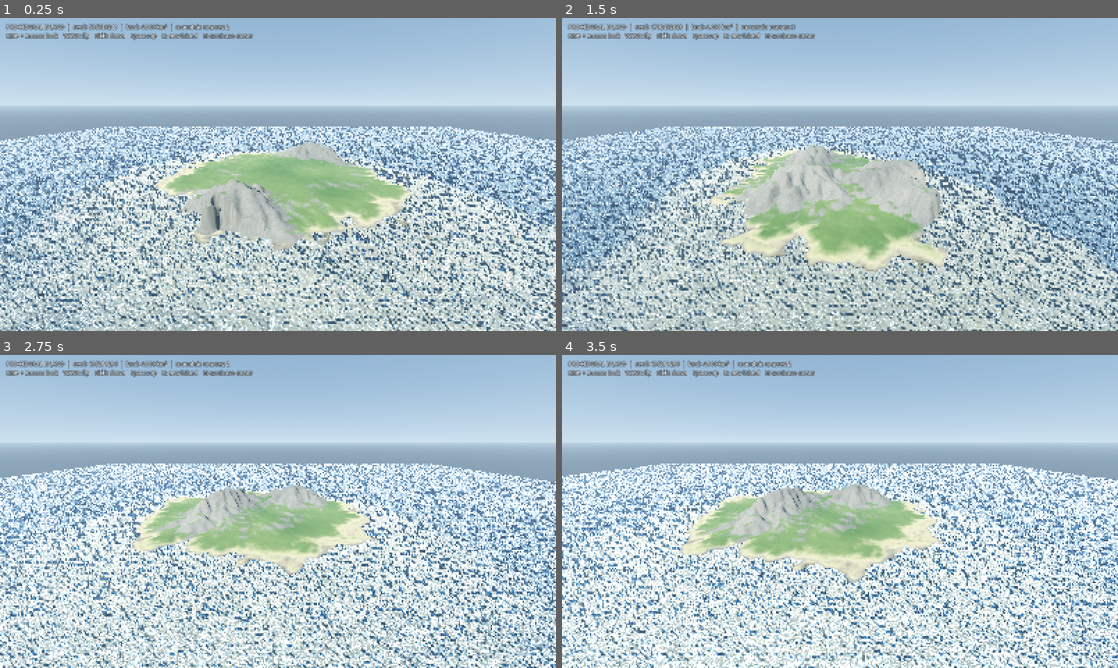
Above: before the commit, frames 1-4 (two rows, left to right).
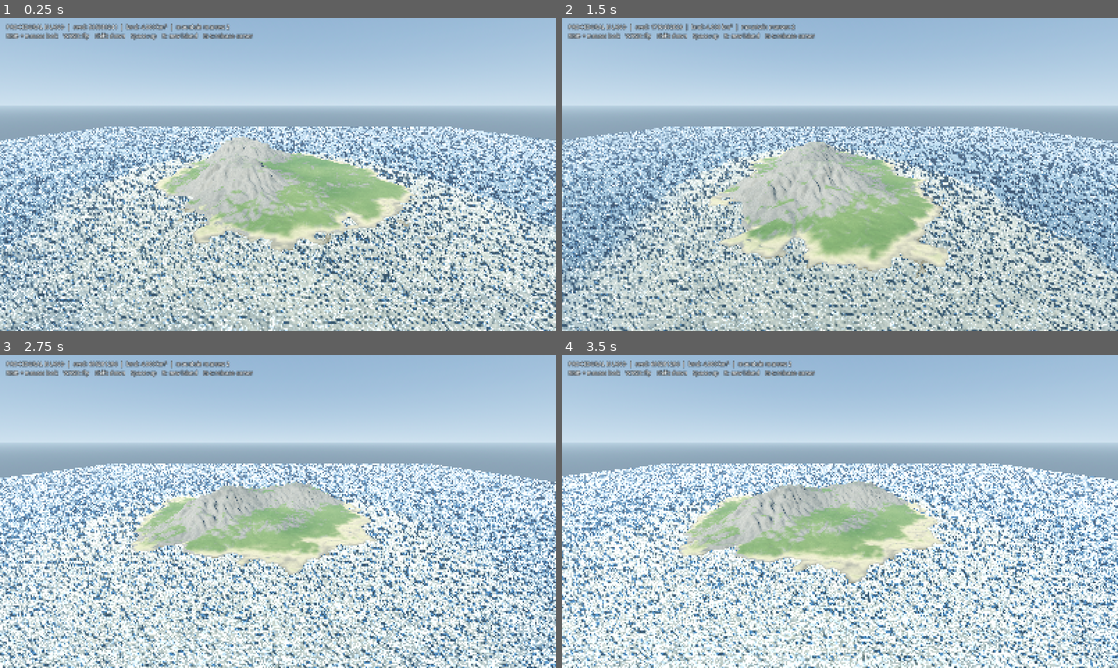
Above: after the commit, the same moments.

Repository: Temeramor/PG-Island
Game: Godot game, scene res://main.tscn
Same seed, same stepped clock (60 frames per second), same inputs: the game is played once before the commit and once after it.
Inputs (mouse positions are in pixels of both pictures, inside the frame that each line leads up to):
- Up to frame 1 (0.25 s): no input
- Up to frame 2 (1.5 s): tap Enter at 0.5 s; move the mouse to (962, 158) at 0.52 s; hold D 0.53-1.28 s; tap R at 0.6 s; click (962, 158) at 0.67 s; tap Space at 0.77 s; move the mouse to (728, 190) at 1.27 s; hold S from 1.28 s (still down); tap Shift at 1.35 s
- Up to frame 3 (2.75 s): tap Space at 1.52 s; move the mouse to (333, 442) at 2.02 s; release S at 2.03 s; hold D from 2.03 s (still down); tap R at 2.1 s
- Up to frame 4 (3.5 s): move the mouse to (812, 574) at 2.77 s; release D at 2.78 s; hold W from 2.78 s (still down); tap Shift at 2.85 s; click (812, 574) at 2.92 s; tap Space at 3.02 s

The runs differ from the first frame. In frame 1, 5.0% of the frame differs, in the area x 0-100%, y 37-82%; in frame 2, 4.7%; in frame 3, 2.2%; in frame 4, 2.6%.

Commit message:
Improve seeded terrain detail and erosion quality

Diff:
--- a/main.gd
+++ b/main.gd
@@ -6,14 +6,14 @@
 
 const IslandGeneratorScript = preload("res://scripts/island_generator.gd")
 
-@export_range(128, 768, 32) var terrain_subdivisions: int = 512
+@export_range(128, 1024, 32) var terrain_subdivisions: int = 768
 @export_range(128, 768, 32) var ocean_subdivisions: int = 320
 const TERRAIN_SIZE := 10000.0
 const OCEAN_SIZE := 12000.0
 @export var flight_speed: float = 210.0
 @export var initial_seed: int = 0
 
-const HEIGHT_RESOLUTION := 512.0
+const HEIGHT_RESOLUTION := 1024.0
 const AIR_FOG := Color(0.66, 0.77, 0.87)
 const UNDERWATER_FOG := Color(0.018, 0.12, 0.16)
 
--- a/scripts/island_generator.gd
+++ b/scripts/island_generator.gd
@@ -5,7 +5,7 @@
 
 const WORLD_SIZE := 10000.0
 const COAST_RESOLUTION := 1024
-const HEIGHT_RESOLUTION := 512
+const HEIGHT_RESOLUTION := 1024
 const TARGET_LAND_AREA_M2 := 4_000_000.0
 const MAX_MOUNTAIN_MASSES := 6
 
@@ -117,8 +117,8 @@
 	var accepted_centres: Array[Vector2] = []
 
 	for i in range(desired_count):
-		var long_radius := rng.randf_range(360.0, 620.0)
-		var short_radius := rng.randf_range(235.0, 410.0)
+		var long_radius := rng.randf_range(470.0, 820.0)
+		var short_radius := rng.randf_range(300.0, 560.0)
 		var centre := _find_mountain_centre(rng, coast_values, short_radius, accepted_centres)
 		if centre.x > WORLD_SIZE:
 			if result.is_empty():
@@ -130,10 +130,10 @@
 			"angle": rng.randf_range(0.0, TAU),
 			"long_radius": long_radius,
 			"short_radius": short_radius,
-			"peak_height": rng.randf_range(185.0, 285.0),
-			"frequency": rng.randf_range(0.0040, 0.0065),
+			"peak_height": rng.randf_range(215.0, 335.0),
+			"frequency": rng.randf_range(0.0032, 0.0052),
 			"phase": rng.randf_range(-1000.0, 1000.0),
-			"warp_strength": rng.randf_range(55.0, 115.0),
+			"warp_strength": rng.randf_range(70.0, 145.0),
 		})
 	return result
 
@@ -199,9 +199,11 @@
 	var broad_noise := _make_noise(seed_value + 503, 0.00135, 5)
 	var hill_noise := _make_noise(seed_value + 607, 0.0052, 4)
 	var detail_noise := _make_noise(seed_value + 709, 0.023, 3)
-	var mountain_noise := _make_noise(seed_value + 811, 1.0, 4)
-	var mountain_warp_x := _make_noise(seed_value + 823, 0.0021, 3)
-	var mountain_warp_z := _make_noise(seed_value + 827, 0.0021, 3)
+	var mountain_noise := _make_noise(seed_value + 811, 1.0, 5)
+	var mountain_structure_noise := _make_noise(seed_value + 829, 0.0065, 4)
+	var mountain_fine_noise := _make_noise(seed_value + 839, 0.014, 3)
+	var mountain_warp_x := _make_noise(seed_value + 823, 0.0017, 4)
+	var mountain_warp_z := _make_noise(seed_value + 827, 0.0017, 4)
 
 	var heights := PackedFloat32Array()
 	heights.resize(HEIGHT_RESOLUTION * HEIGHT_RESOLUTION)
@@ -258,14 +260,23 @@
 							local.y * frequency - phase * 0.37
 						)
 						var ridged := pow(1.0 - absf(ridge_noise), 1.8)
-						var broad_variation := mountain_noise.get_noise_2d(
+						var broad_variation := mountain_structure_noise.get_noise_2d(
 							local.x * 0.006 + phase * 0.13,
 							local.y * 0.006 - phase * 0.09
 						)
-						var core_height := float(mountain["peak_height"]) * pow(maxf(mountain_core, 0.0), 1.28)
-						core_height *= 0.78 + 0.18 * ridged + 0.04 * broad_variation
-						var foothill_height := 34.0 * pow(maxf(foothill_apron, 0.0), 1.65)
-						height += core_height + foothill_height
+						var secondary_ridge_noise := mountain_fine_noise.get_noise_2d(
+							local.x * frequency * 0.42 + phase * 0.71,
+							local.y * frequency * 0.42 - phase * 0.29
+						)
+						var secondary_ridged := pow(1.0 - absf(secondary_ridge_noise), 2.15)
+						var valley_mask := pow(maxf(1.0 - absf(broad_variation) * 2.7, 0.0), 2.0)
+						var core_envelope := pow(maxf(mountain_core, 0.0), 1.28)
+						var core_height := float(mountain["peak_height"]) * core_envelope
+						core_height *= 0.59 + 0.25 * ridged + 0.16 * secondary_ridged
+						core_height -= float(mountain["peak_height"]) * 0.105 * valley_mask * core_envelope
+						var foothill_height := 39.0 * pow(maxf(foothill_apron, 0.0), 1.65)
+						foothill_height *= 0.72 + 0.20 * ridged + 0.08 * broad_variation
+						height += maxf(core_height, 0.0) + foothill_height
 				height = maxf(height, 0.35)
 			else:
 				# A broad continental shelf transitions into a steep slope and rough abyss.
--- a/scripts/slope_erosion_filter.gd
+++ b/scripts/slope_erosion_filter.gd
@@ -8,12 +8,12 @@
 ## This is a compact CPU implementation, not a verbatim source port.
 
 const WORLD_SIZE := 10000.0
-const RESOLUTION := 512
+const RESOLUTION := 1024
 const COAST_RESOLUTION := 1024
-const DROPLET_COUNT := 6500
-const DROPLET_LIFETIME := 22
-const OCTAVES := 4
-const THERMAL_ITERATIONS := 2
+const DROPLET_COUNT := 16000
+const DROPLET_LIFETIME := 28
+const OCTAVES := 5
+const THERMAL_ITERATIONS := 4
 
 
 func apply(
@@ -272,7 +272,7 @@
 				if coast_sdf[right_coast_x + coast_y * COAST_RESOLUTION] > 0.0:
 					var right_difference := current[index] - current[right]
 					if absf(right_difference) > talus_height:
-						var right_transfer := minf((absf(right_difference) - talus_height) * 0.14, 1.0)
+						var right_transfer := minf((absf(right_difference) - talus_height) * 0.17, 1.25)
 						if right_difference > 0.0:
 							delta[index] -= right_transfer
 							delta[right] += right_transfer
@@ -282,7 +282,7 @@
 				if coast_sdf[coast_x + down_coast_y * COAST_RESOLUTION] > 0.0:
 					var down_difference := current[index] - current[down]
 					if absf(down_difference) > talus_height:
-						var down_transfer := minf((absf(down_difference) - talus_height) * 0.14, 1.0)
+						var down_transfer := minf((absf(down_difference) - talus_height) * 0.17, 1.25)
 						if down_difference > 0.0:
 							delta[index] -= down_transfer
 							delta[down] += down_transfer
--- a/shaders/terrain.gdshader
+++ b/shaders/terrain.gdshader
@@ -58,7 +58,7 @@
 	float h_r = textureLod(height_field, clamp(UV + vec2(texel.x, 0.0), vec2(0.0), vec2(1.0)), 0.0).r;
 	float h_d = textureLod(height_field, clamp(UV - vec2(0.0, texel.y), vec2(0.0), vec2(1.0)), 0.0).r;
 	float h_u = textureLod(height_field, clamp(UV + vec2(0.0, texel.y), vec2(0.0), vec2(1.0)), 0.0).r;
-	float sample_distance = world_size / heightmap_resolution;
+	float sample_distance = world_size / (heightmap_resolution - 1.0);
 	vec2 gradient = vec2(h_r - h_l, h_u - h_d) / (2.0 * sample_distance);
 	VERTEX.y = h;
 	NORMAL = normalize(vec3(-gradient.x, 1.0, -gradient.y));
Not shown, changed: docs/SOURCES.md
